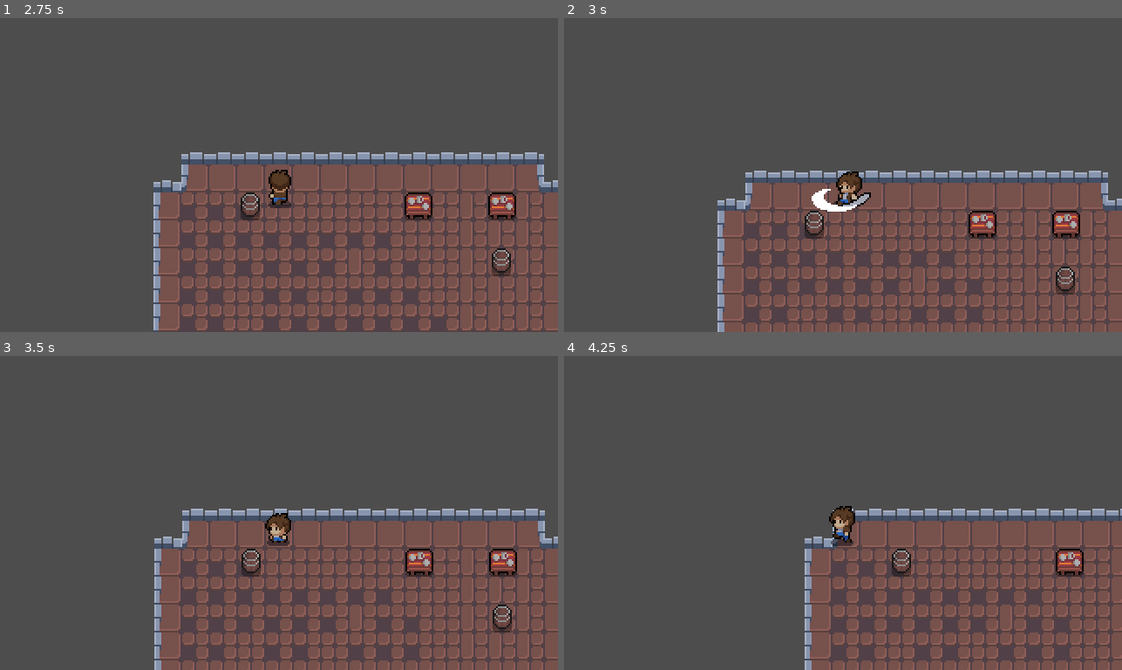
Above: before the commit, frames 1-4 (two rows, left to right).
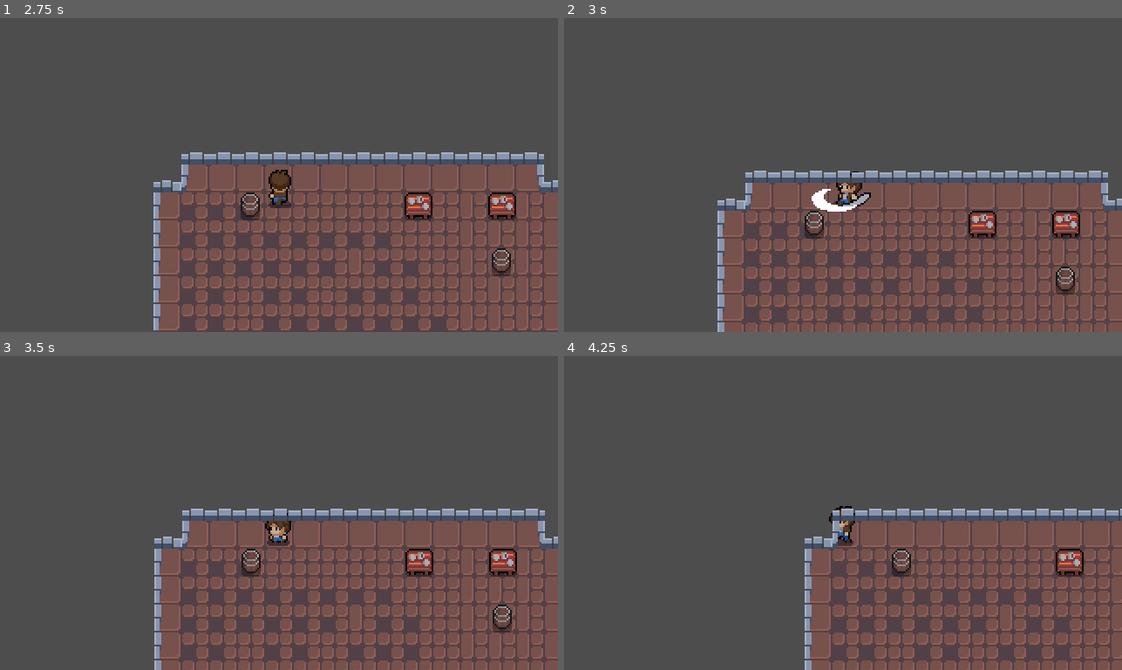
Above: after the commit, the same moments.

Repository: AlayandeWork/Rate.My.Hero
Game: Godot game, scene res://Nodes/Menu/menu.tscn
The game is run twice, just before and just after one commit, with the same random seed, the same clock (stepped at 60 frames per second) and the same inputs.
Inputs (mouse positions are in pixels of both pictures, inside the frame that each line leads up to):
- Up to frame 1 (2.75 s): click "Start" at 0.5 s; move the mouse to (251, 237) at 1.27 s; hold Space (Attack) 1.28-2.03 s; hold Up (Up) from 1.28 s (still down); move the mouse to (446, 222) at 2.02 s; tap Space (Attack) at 2.1 s
- Up to frame 2 (3 s): move the mouse to (675, 127) at 2.77 s; release Up (Up) at 2.78 s; hold Left (Left) from 2.78 s (still down); hold Space (Attack) from 2.78 s (still down)
- Up to frame 3 (3.5 s): keep holding Left (Left); keep holding Space (Attack)
- Up to frame 4 (4.25 s): keep holding Left (Left); move the mouse to (870, 513) at 3.52 s; release Space (Attack) at 3.53 s; tap Space (Attack) at 3.6 s

Frame 1 is identical in both runs. In frame 2, 0.1% of the frame differs, in the area x 48-54%, y 48-53%; in frame 3, less than 0.1%; in frame 4, 0.2%, in the area x 47-53%, y 48-61%.

Commit message:
Adjusted the layer of the player to appear behind objects

Diff:
--- a/Nodes/Main/Main.tscn
+++ b/Nodes/Main/Main.tscn
@@ -8,11 +8,11 @@
 [node name="Main" type="Node2D"]
 script = ExtResource("1_20rjr")
 
+[node name="CharacterBody2D" parent="." instance=ExtResource("2_4hur4")]
+z_index = 2
+position = Vector2(104, 56)
+
 [node name="TileMap" parent="." instance=ExtResource("2_86i67")]
-
-[node name="CharacterBody2D" parent="." instance=ExtResource("2_4hur4")]
-z_index = 4
-position = Vector2(104, 56)
 
 [node name="CanvasLayer" type="CanvasLayer" parent="."]
 
